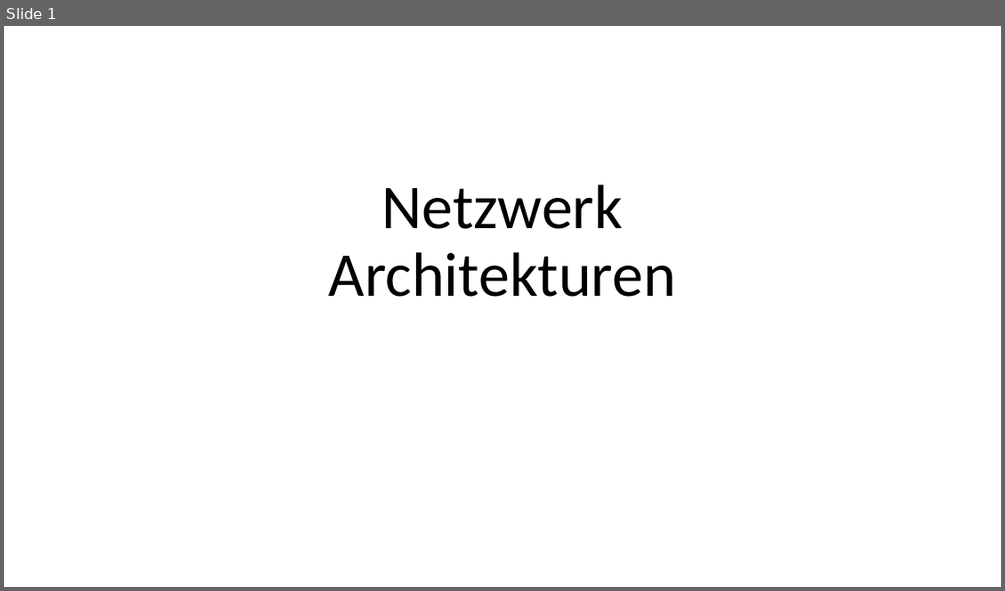
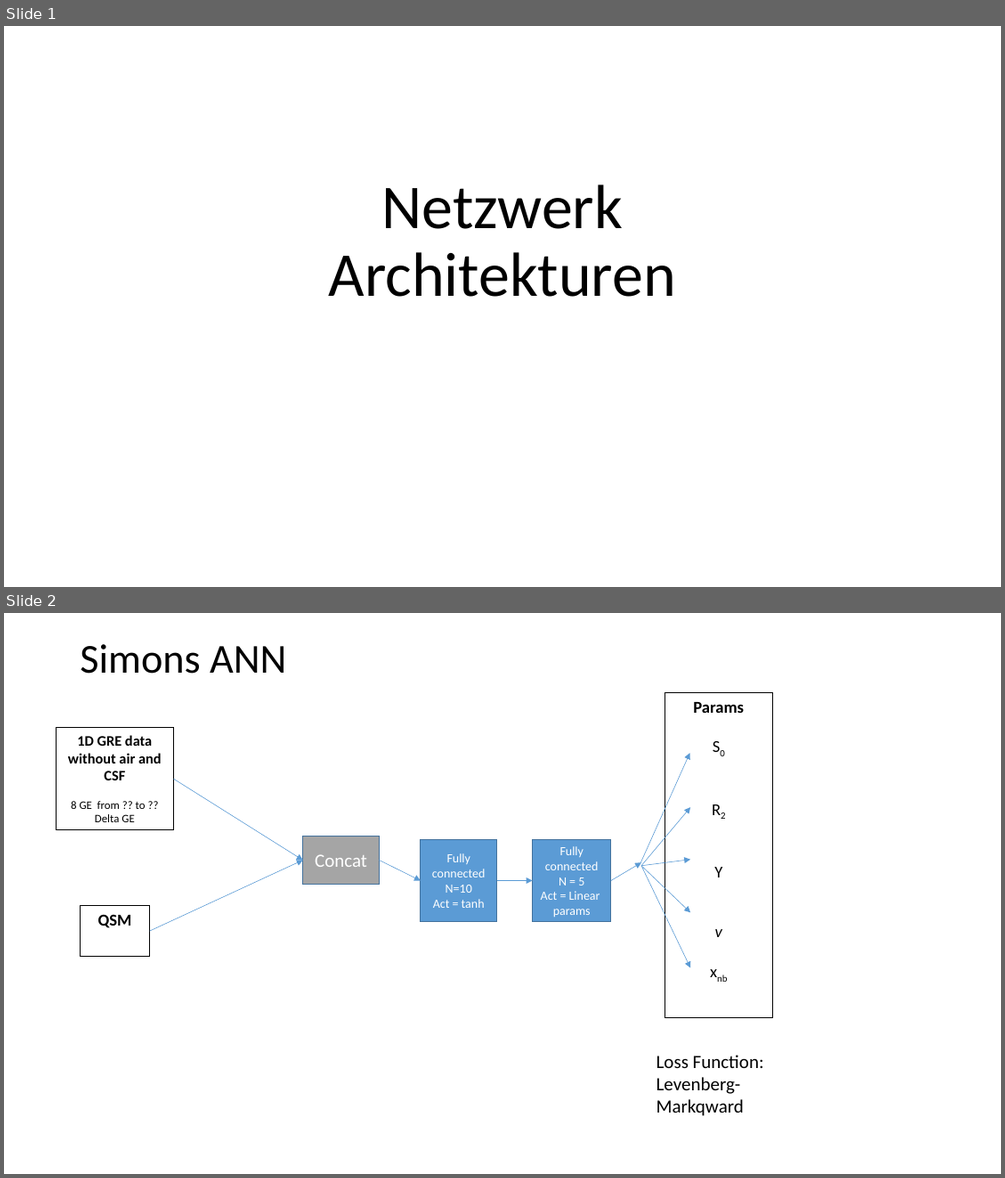
Before and after one commit to PatrickKinz/DeepLearning, a slide deck: Netzwerk_Architekturen.pptx. Shown one above the other, each under a label of ours: slide 1 before the commit, slides 1 and 2 after it. The pictures are 1005x591 and 1005x1178 pixels, drawn with LibreOffice and Linux fonts; fonts in the diff are those of the drawing. Boxes give left, top, right and bottom in pixels: in the first picture for what was removed or moved away, otherwise in the second. Text is boxed around its words. In the diff, an @@ line names an element or a change of style, - is before the commit and + after.

```diff
--- a/Netzwerk_Architekturen.pptx
+++ b/Netzwerk_Architekturen.pptx
@@ slide 2 added at bbox=[4, 613, 1001, 1174], background #FFFFFF @@
@@ title added at bbox=[80, 644, 286, 674], 39.6 pt, text #000000 @@
+Simons ANN
@@ rectangle added at bbox=[665, 692, 772, 1017], outline #000000 0.75 pt, 16 pt, text #000000 @@
+Params
+S0
+R2
+Y
+v
+xnb
@@ rectangle added at bbox=[56, 728, 173, 830], outline #000000 0.75 pt, 14 pt, text #000000, bold @@
+1D GRE data
+without air and CSF
+8 GE from ?? to ??
+Delta GE
@@ arrow added from (641, 863) to (689, 753), #5B9BD5 0.5 pt @@
@@ arrow added from (174, 779) to (303, 860), #5B9BD5 0.5 pt @@
@@ arrow added from (641, 866) to (690, 807), #5B9BD5 0.5 pt @@
@@ rectangle added at bbox=[303, 835, 380, 884], fill #A5A5A5, outline #43739E 1 pt, 18 pt, text #FFFFFF @@
+Concat
@@ rectangle added at bbox=[421, 840, 497, 922], fill #5B9BD5, outline #43739E 1 pt, 12 pt, text #FFFFFF @@
+Fully connected
+N=10
+Act = tanh
@@ rectangle added at bbox=[533, 840, 611, 922], fill #5B9BD5, outline #43739E 1 pt, 12 pt, text #FFFFFF @@
+Fully connected
+N = 5
+Act = Linear params
@@ arrow added from (150, 931) to (303, 860), #5B9BD5 0.5 pt @@
@@ arrow added from (380, 860) to (421, 881), #5B9BD5 0.5 pt @@
@@ arrow added from (611, 881) to (641, 863), #5B9BD5 0.5 pt @@
@@ arrow added from (641, 866) to (690, 859), #5B9BD5 0.5 pt @@
@@ arrow added from (641, 866) to (690, 912), #5B9BD5 0.5 pt @@
@@ arrow added from (641, 866) to (690, 967), #5B9BD5 0.5 pt @@
@@ rectangle added at bbox=[80, 906, 149, 956], outline #000000 0.75 pt, 16 pt, text #000000, bold @@
+QSM
@@ arrow added from (497, 881) to (533, 881), #5B9BD5 0.5 pt @@
@@ text added at bbox=[656, 1054, 764, 1116], 18 pt, text #000000 @@
+Loss Function:
+Levenberg-Markqward
```
Also in this commit, not shown: 4 slides changed, 6 other slides added, 1 other file.
